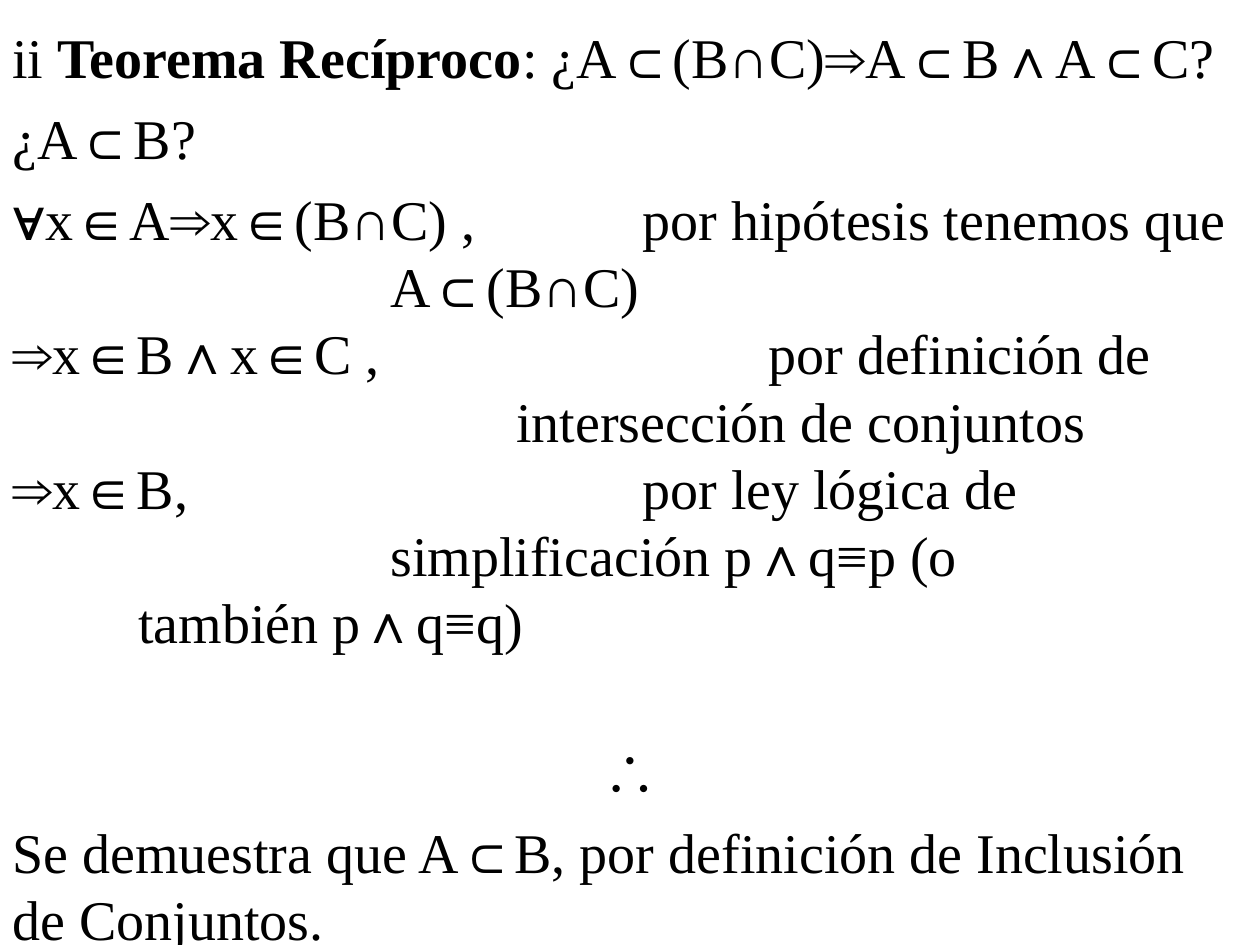
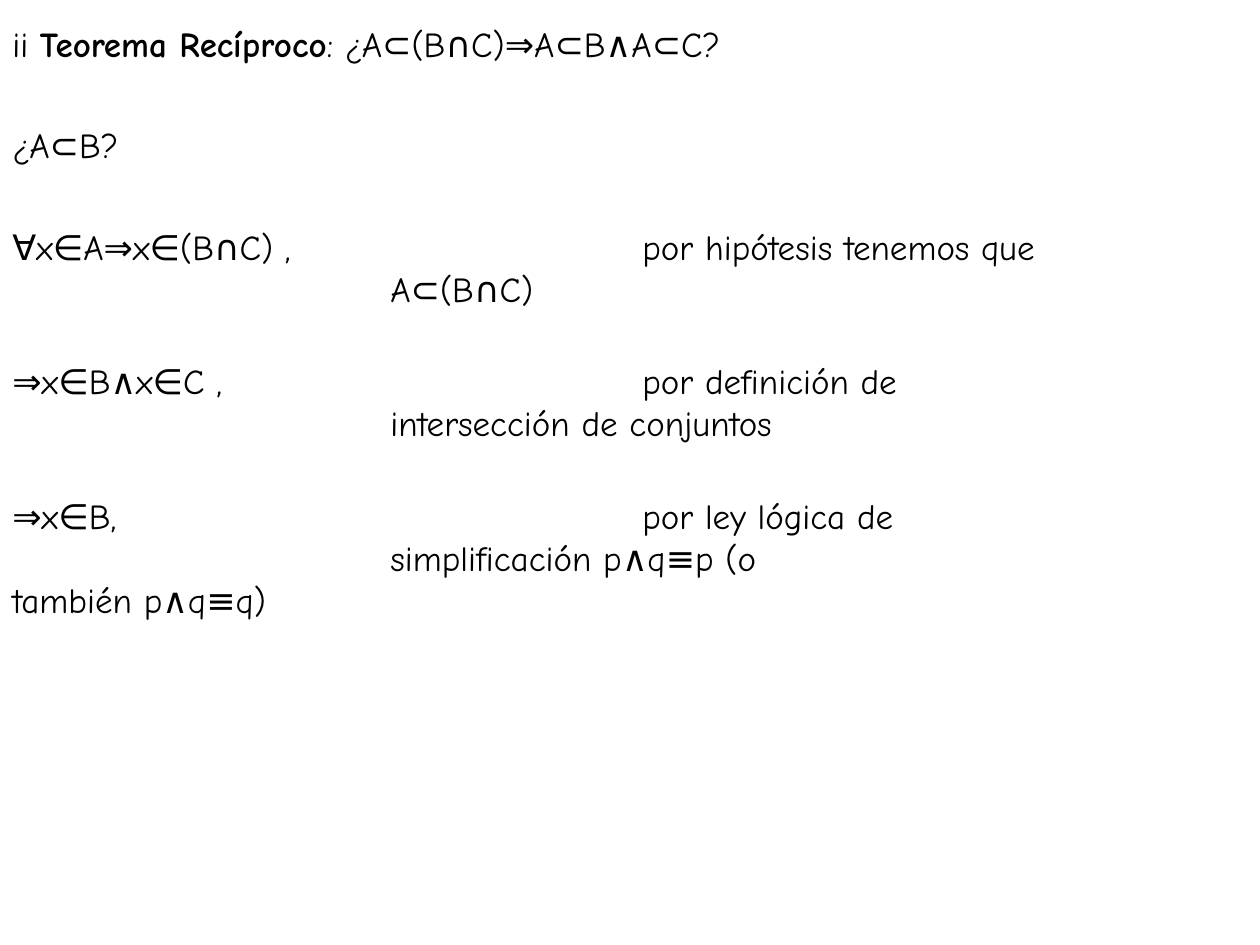
Before and after one commit to jc-gi/tc, a slide deck: slide 74 of slides/Def_Teo_Demostracion.ppt (slide 54 before the commit). Drawn at 1260x945 pixels with LibreOffice and Linux fonts; fonts in the diff are those of the drawing. Boxes give left, top, right and bottom in pixels: in the first picture for what was removed or moved away, otherwise in the second. Text is boxed around its words. In the diff, an @@ line names an element or a change of style, - is before the commit and + after.

```diff
--- a/slides/Def_Teo_Demostracion.ppt
+++ b/slides/Def_Teo_Demostracion.ppt
@@ text at (x1=12, y1=29, x2=720, y2=165): size 32 to 20 pt, font Times New Roman to Comic Neue in "ii Teorema Recíproco: ¿A⊂(B∩C)⇒A⊂B∧A⊂C?", "¿A⊂B?"; less space between paragraphs @@
@@ text at (x1=12, y1=232, x2=1035, y2=620): text changed; size 32 to 20 pt; font Times New Roman to Comic Neue @@
-∀x∈A⇒x∈(B∩C) , por hipótesis tenemos que A⊂(B∩C)
-⇒x∈B∧x∈C , por definición de intersección de conjuntos
-⇒x∈B, por ley lógica de simplificación p∧q≡p (o también p∧q≡q)
-∴
-Se demuestra que A⊂B, por definición de Inclusión de Conjuntos.
+∀x∈A⇒x∈(B∩C) , por hipótesis tenemos que A⊂(B∩C)
+⇒x∈B∧x∈C , por definición de intersección de conjuntos
+⇒x∈B, por ley lógica de simplificación p∧q≡p (o también p∧q≡q)
```
Also in this commit, not shown: 55 other slides changed, 26 slides added, 1 slide removed, 2 other files.
